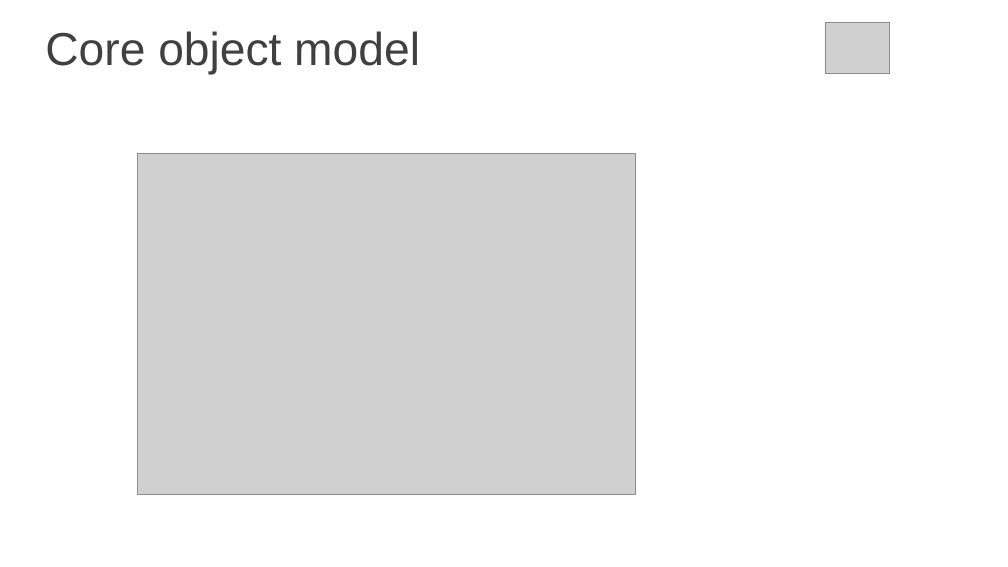
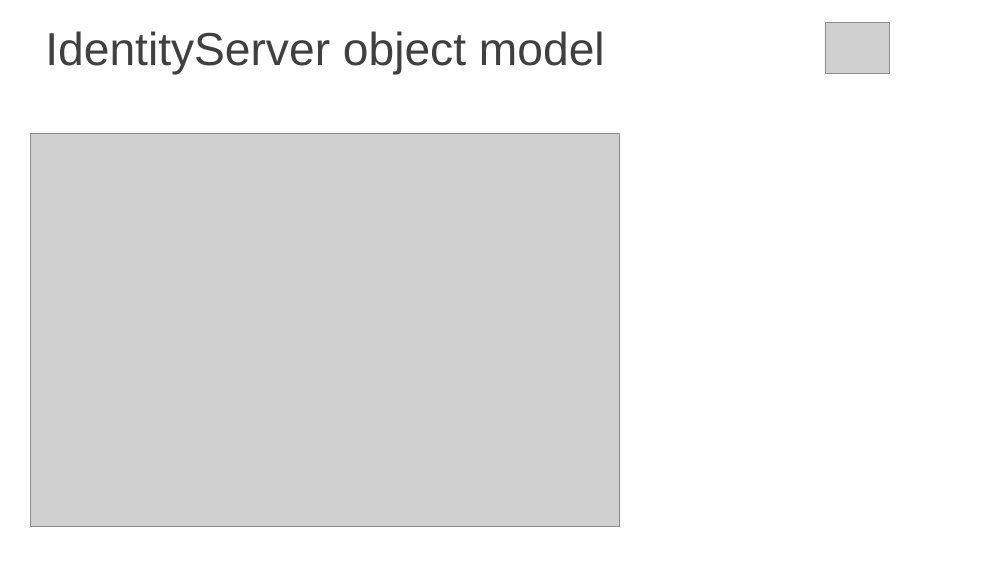
Before and after one commit to itorian/IdentityServer, a slide deck: slide 7 of IdentityServerDemo/IdentityServer.pptx (slide 9 before the commit). Drawn at 1008x567 pixels with LibreOffice and Linux fonts; fonts in the diff are those of the drawing; grey boxes stand for pictures; background and template pictures are left out. Boxes give left, top, right and bottom in pixels: in the first picture for what was removed or moved away, otherwise in the second. Text is boxed around its words. In the diff, an @@ line names an element or a change of style, - is before the commit and + after.

```diff
--- a/IdentityServerDemo/IdentityServer.pptx
+++ b/IdentityServerDemo/IdentityServer.pptx
@@ title at <box>45,31,605,74</box>: text changed @@
-Core object model
+IdentityServer object model
@@ picture: place and size @@
-picture at <box>137,154,635,494</box>
+picture at <box>30,133,619,527</box>
```
Also in this commit, not shown: 6 other slides changed, 2 slides added, 2 slides removed, 10 other files.
